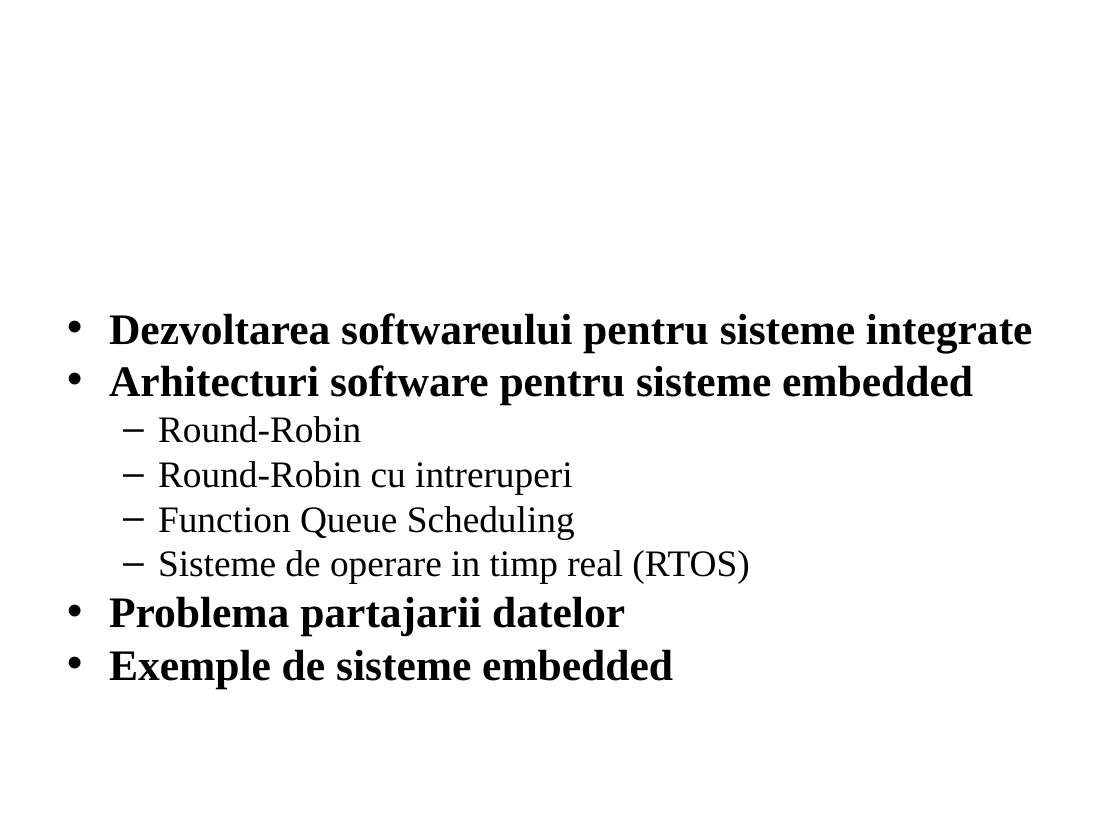
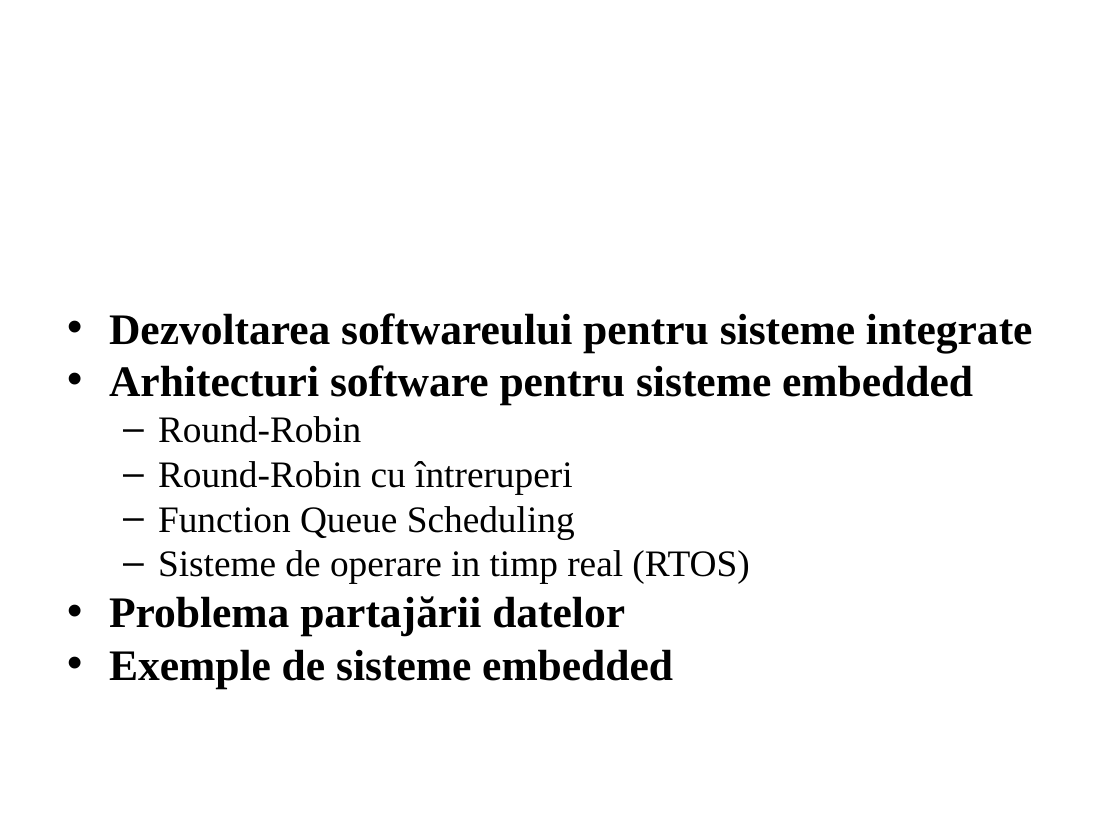
Before and after one commit to A1ex/Speedometer, a slide deck: slide 4 of Office documents/Prezentare Scurta.pptx. Drawn at 1120x840 pixels with LibreOffice and Linux fonts; fonts in the diff are those of the drawing; background and template pictures are left out. Boxes give left, top, right and bottom in pixels: in the first picture for what was removed or moved away, otherwise in the second. Text is boxed around its words. In the diff, an @@ line names an element or a change of style, - is before the commit and + after.

```diff
--- a/Office documents/Prezentare Scurta.pptx
+++ b/Office documents/Prezentare Scurta.pptx
@@ text at (x1=158, y1=461, x2=572, y2=494): text changed @@
-  – Round-Robin cu intreruperi
+  – Round-Robin cu întreruperi
@@ text at (x1=109, y1=596, x2=625, y2=636): text changed @@
-• Problema partajarii datelor
+• Problema partajării datelor
```
Also in this commit, not shown: 14 other slides changed, 10 other files.
